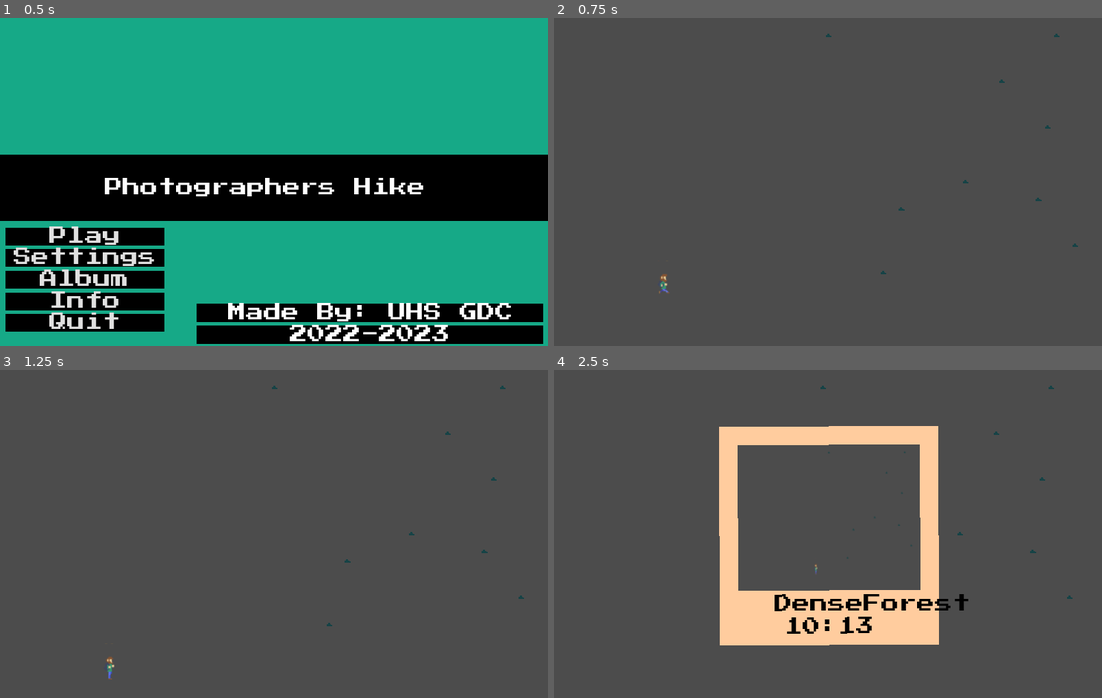
Above: before the commit, frames 1-4 (two rows, left to right).
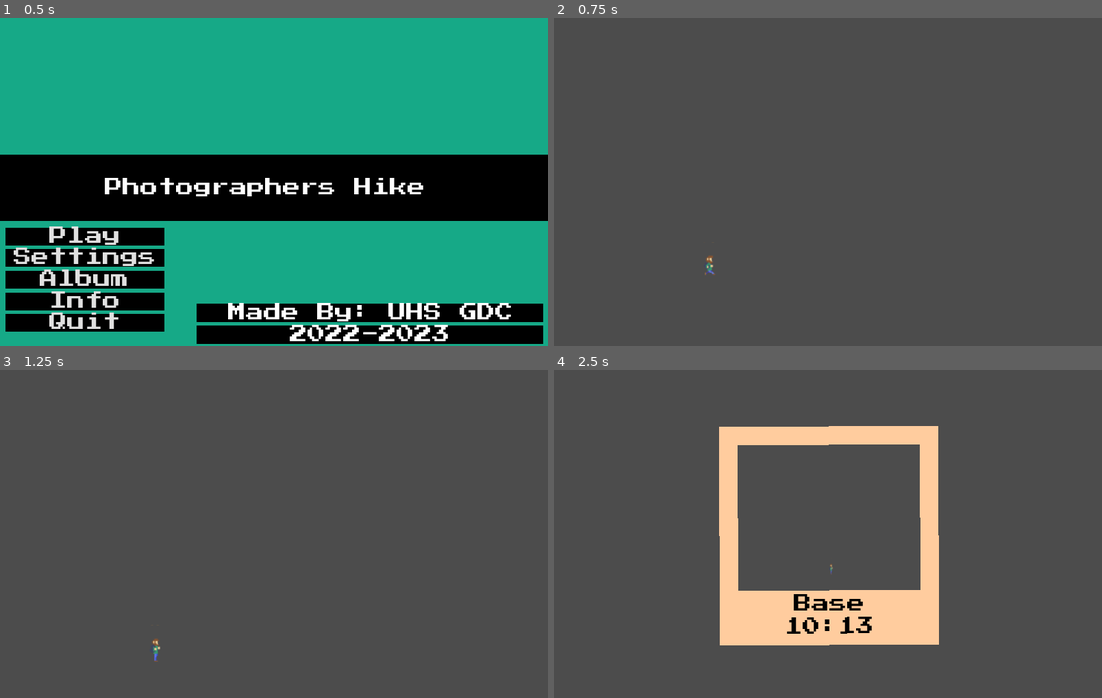
Above: after the commit, the same moments.

Repository: UHSGDC/Photographers-Hike
Game: Godot game, scene res://Game.tscn
Two runs of this game, one before a commit and one after it. Both use one fixed random seed, a clock stepped at 60 frames per second and the inputs below. The engine's default icon, where the game draws it, is replaced by a stand-in: a white triangle on a blue panel in a dark square.
Inputs (mouse positions are in pixels of both pictures, inside the frame that each line leads up to):
- Up to frame 1 (0.5 s): no input
- Up to frame 2 (0.75 s): click "Play" at 0.5 s
- Up to frame 3 (1.25 s): no input
- Up to frame 4 (2.5 s): tap Enter at 1.25 s; move the mouse to (948, 517) at 1.27 s; hold Ctrl (interact) 1.28-2.03 s; hold D (right) from 1.28 s (still down); tap Space (jump) at 1.52, 2.27 s; move the mouse to (718, 550) at 2.02 s; tap C (take_picture) at 2.1 s

Frame 1 is identical in both runs. In frame 2, 0.2% of the frame differs, in the area x 19-96%, y 4-84%; in frame 3, 0.2%; in frame 4, 0.8%, in the area x 40-95%, y 4-74%.

Commit message:
Implemented sign direction text

Diff:
--- a/PhotographersHike/Interactables/Sign/Sign.gd
+++ b/PhotographersHike/Interactables/Sign/Sign.gd
@@ -18,6 +18,11 @@
 
 
 var should_stop: bool
+
+
+func _ready():
+	$DirectionLabel.modulate = Color.transparent
+
 
 func _physics_process(delta: float) -> void:
 	if should_move_player_to_sign:
@@ -89,7 +94,13 @@
 
 
 func _on_SignArea_body_entered(body: Node) -> void:
-	if body == player and !was_cutscene_played:
+	if body != player:
+		return
+
+	if was_cutscene_played:
+		var tween = get_tree().create_tween()
+		tween.tween_property($DirectionLabel, "modulate", Color.white, 0.5)
+	else:
 
 		yield(get_tree().create_timer(0.2), "timeout")
 
@@ -115,3 +126,10 @@
 		yield(player, "animation_finished")
 
 		player.in_cutscene = false
+
+
+func _on_SignArea_body_exited(body):
+	if body != player:
+		return
+	var tween = get_tree().create_tween()
+	tween.tween_property($DirectionLabel, "modulate", Color.transparent, 0.5)
--- a/PhotographersHike/Interactables/Sign/Sign.tscn
+++ b/PhotographersHike/Interactables/Sign/Sign.tscn
@@ -1,8 +1,9 @@
-[gd_scene load_steps=6 format=2]
+[gd_scene load_steps=8 format=2]
 
 [ext_resource path="res://Interactables/Sign/Sign.gd" type="Script" id=1]
 [ext_resource path="res://icon.png" type="Texture" id=2]
 [ext_resource path="res://Interactables/Sign/PlayerJumpCast.tscn" type="PackedScene" id=3]
+[ext_resource path="res://Fonts/PressStart2P-Regular.ttf" type="DynamicFontData" id=4]
 
 [sub_resource type="CircleShape2D" id=1]
 radius = 172.026
@@ -10,8 +11,13 @@
 [sub_resource type="RectangleShape2D" id=2]
 extents = Vector2( 32, 25.5 )
 
+[sub_resource type="DynamicFont" id=3]
+size = 8
+font_data = ExtResource( 4 )
+
 [node name="Sign" type="Sprite"]
 texture = ExtResource( 2 )
+offset = Vector2( 0, -1 )
 region_enabled = true
 region_rect = Rect2( 0, 0, 64, 51 )
 script = ExtResource( 1 )
@@ -33,8 +39,31 @@
 monitorable = false
 
 [node name="CollisionShape2D" type="CollisionShape2D" parent="SignArea"]
-position = Vector2( 0, -0.5 )
+position = Vector2( 0, -1.5 )
 shape = SubResource( 2 )
+
+[node name="DirectionLabel" type="Label" parent="."]
+anchor_left = 0.5
+anchor_right = 0.5
+margin_left = -32.0
+margin_top = -52.0
+margin_right = -32.0
+margin_bottom = -33.0
+grow_horizontal = 2
+custom_fonts/font = SubResource( 3 )
+text = "<- Base
+ Summit -> "
+align = 1
+valign = 2
+
+[node name="ColorRect" type="ColorRect" parent="DirectionLabel"]
+modulate = Color( 1, 1, 1, 0.286275 )
+anchor_right = 1.0
+anchor_bottom = 1.0
+margin_top = -6.0
+margin_bottom = 5.0
+color = Color( 0, 0, 0, 1 )
 
 [connection signal="body_entered" from="CutsceneActivation" to="." method="_on_CutsceneActivation_body_entered"]
 [connection signal="body_entered" from="SignArea" to="." method="_on_SignArea_body_entered"]
+[connection signal="body_exited" from="SignArea" to="." method="_on_SignArea_body_exited"]
--- a/PhotographersHike/World/World.tscn
+++ b/PhotographersHike/World/World.tscn
@@ -62,7 +62,7 @@
 tile_set = ExtResource( 9 )
 cell_size = Vector2( 16, 16 )
 format = 1
-tile_data = PoolIntArray( -393113, 5, 0, -393112, 5, 0, -327 …(8006 unchanged characters)…  1048616, 1, 0, 1048617, 1, 0, 1048618, 5, 0, 1048619, 5, 0, 1048620, 5, 0, 10486 …(2590 unchanged characters)…
+tile_data = PoolIntArray( -393113, 5, 0, -393112, 5, 0, -327 …(8006 unchanged characters)…  1048616, 1, 0, 1048617, 1, 0, 1048618, 1, 0, 1048619, 5, 0, 1048620, 5, 0, 10486 …(2590 unchanged characters)…
 
 [node name="Room1" parent="Base" instance=ExtResource( 7 )]
 
@@ -119,8 +119,12 @@
 npc_name = "old_man"
 
 [node name="Sign" parent="Base" instance=ExtResource( 6 )]
-position = Vector2( 224, 231 )
+position = Vector2( 352, 216 )
 picture_texture = ExtResource( 8 )
+
+[node name="DirectionLabel" parent="Base/Sign" index="2"]
+text = "<- Base
+ Forest -> "
 
 [node name="DeathZone" parent="Base" instance=ExtResource( 1 )]
 position = Vector2( 1272, 304 )
@@ -1186,7 +1190,7 @@
 position = Vector2( -96, -616 )
 
 [node name="PlatformingPlayer" parent="." instance=ExtResource( 2 )]
-position = Vector2( -496, -712 )
+position = Vector2( -152, 200 )
 
 [node name="PlayerCamera" parent="." instance=ExtResource( 3 )]
 
@@ -1201,6 +1205,7 @@
 [editable path="Base/Room2"]
 [editable path="Base/Room3"]
 [editable path="Base/Room4"]
+[editable path="Base/Sign"]
 [editable path="DenseForest/Room1"]
 [editable path="DenseForest/Room2"]
 [editable path="DenseForest/Room3"]
